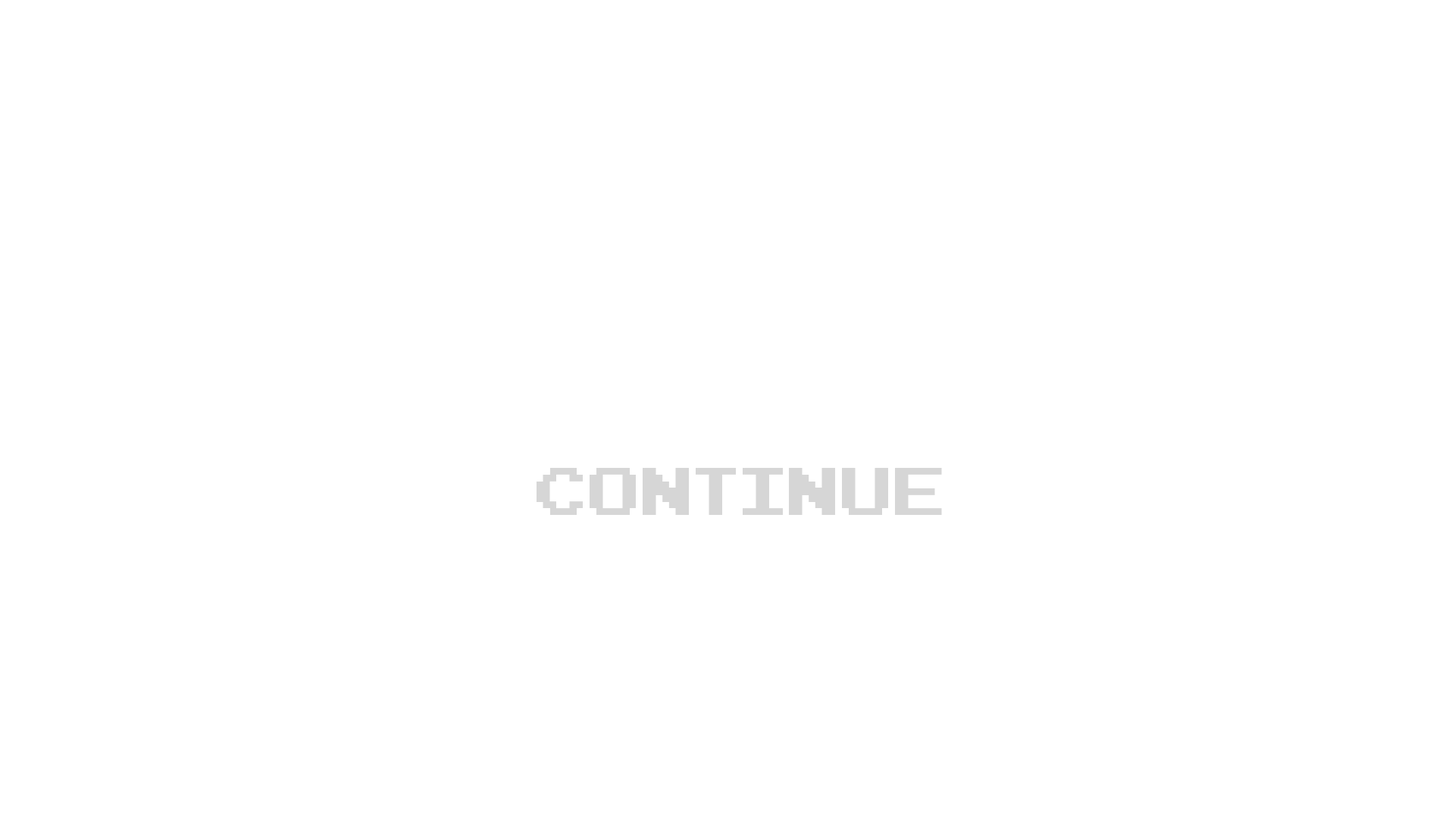
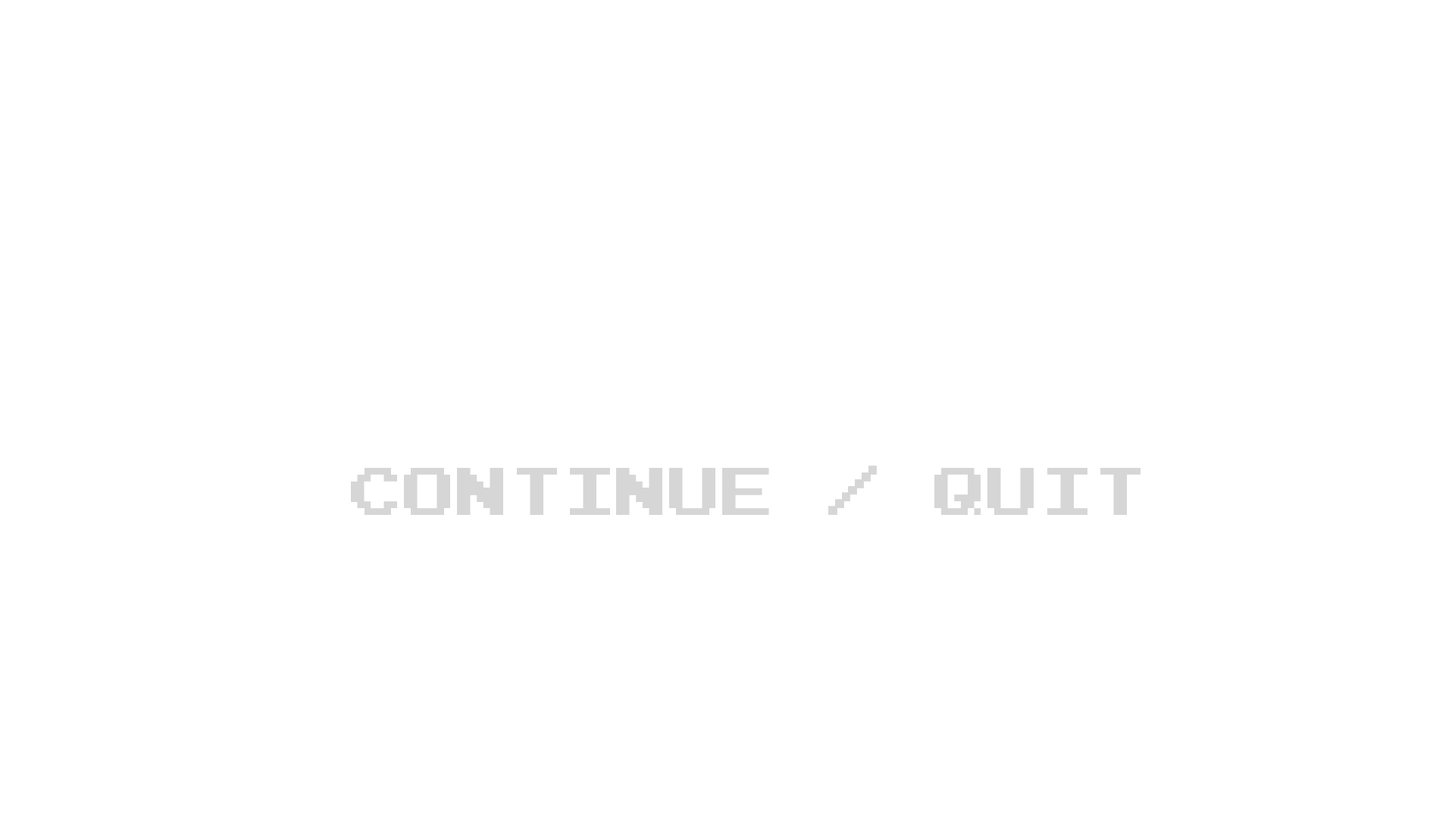
Revision of a layered 1455x819 image; what changed, layer by layer:
removed layer "Pasted Layer #1" over (x1=695, y1=467, x2=943, y2=515)
renamed "SMALL LETTERING #1" to "CONTINUE", hid it, painted on it over (x1=534, y1=465, x2=945, y2=515)
added layer "SMALL LETTERING #1" above "SMALL LETTERING" over (x1=350, y1=465, x2=1141, y2=515)
